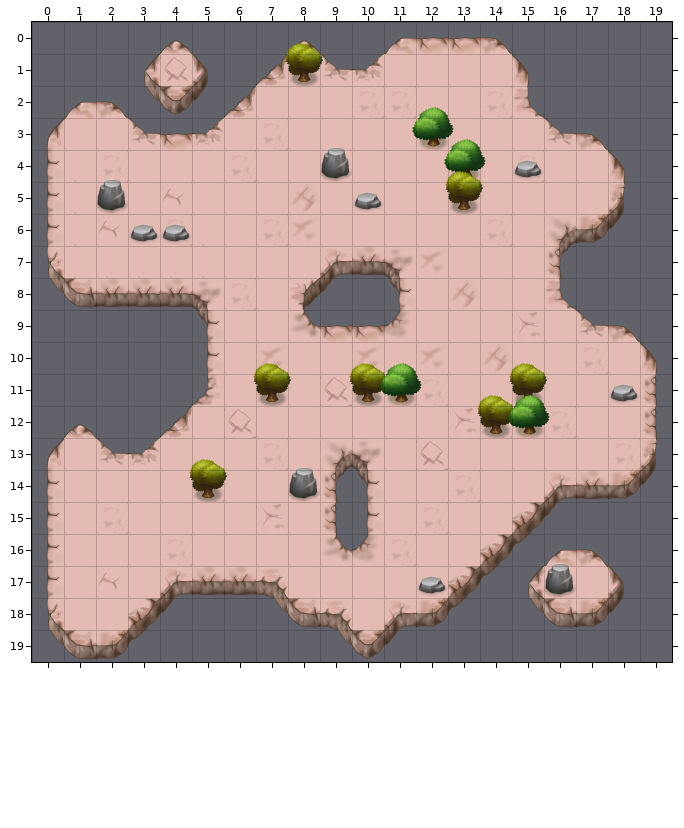
An edit to a level. Tiled map, Resources/plane.tmx. Above: the version before the commit.
Cells are 90x90 px. Shown: x 0..19, y 0..19. Tiles whose own drawing changed are shown in their newer look in all pictures.
After:
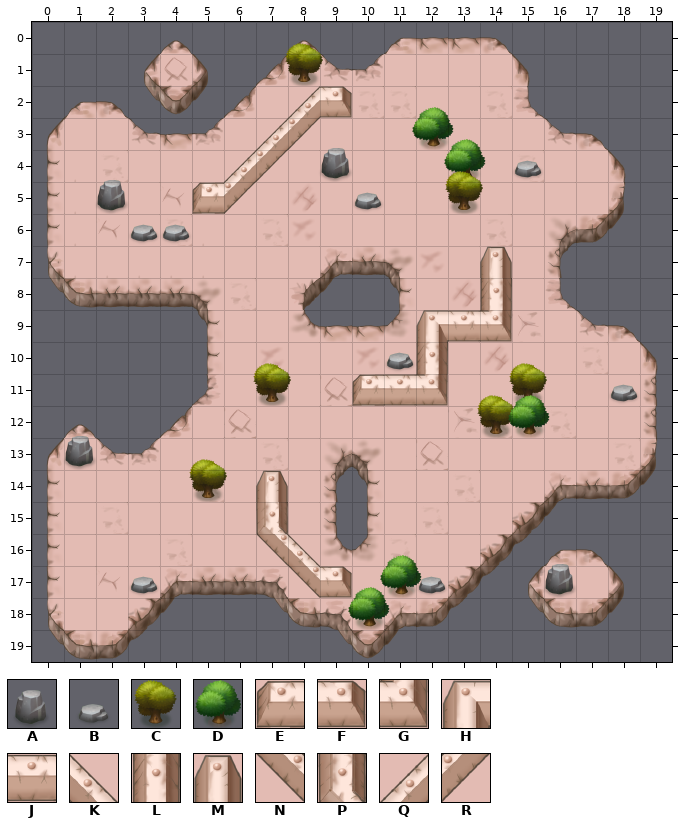
Key: from "obj": A 32, B 33, C 40, D 41; from "plane": E 4, F 5, G 7, H 14, J 15, K 19, L 24, M 25, N 29, P 34, Q 39, R 49.
_ is an empty cell.
Difference:
Layer "fringe":
y 2: x 8..9 __ -> QF
y 3: x 7..8 __ -> QR
y 4: x 6..7 __ -> QR
y 5: x 5..6 __ -> ER
y 7: x 14 _ -> M
y 8: x 14 _ -> L
y 9: x 12..14 ___ -> HJG
y 10: x 12 _ -> L
y 11: x 10..12 ___ -> EJG
y 14: x 7 _ -> M
y 15: x 7 _ -> P
y 16: x 7..8 __ -> NK
y 17: x 8..9 __ -> NF
Layer "objects":
y 10: x 11 _ -> B
y 11: x 10..11 CD -> __
y 13: x 1 _ -> A
y 14: x 8 A -> _
y 17: x 3 _ -> B; x 11 _ -> D
y 18: x 10 _ -> D
Changed places in both pictures, as pixel boxes (x1, y1, x2, y2):
added: (192, 86, 352, 214)
changed: (352, 246, 512, 406)
added: (64, 436, 96, 470)
changed: (256, 468, 422, 630)
added: (129, 576, 159, 596)
